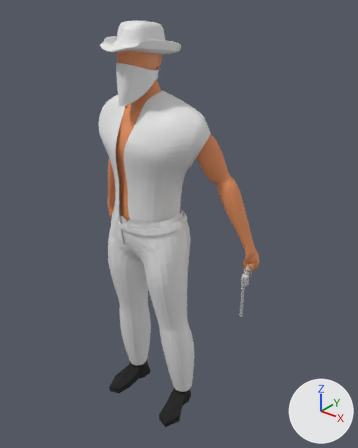
A saved change to the Blender file 3D/BasicConnectedDude.blend.
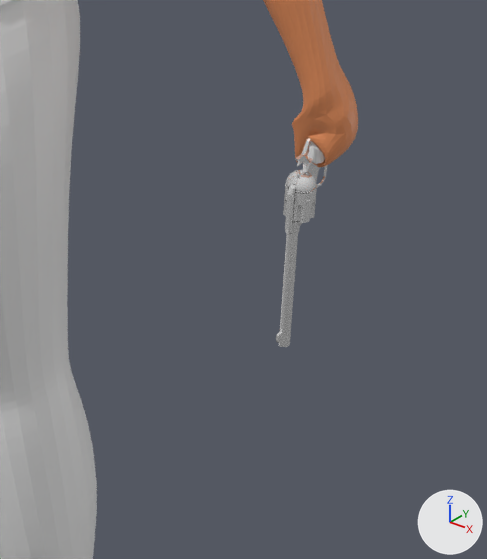
The first picture shows the older version from a 50 mm camera at (1.312, -1.469, 1.923) aimed at (0.071, 0.083, 0.961). The close-ups show both versions on the part from 48% to 81% of the width and 52% to 83% of the height of that picture; other places that the commit changed are outside them. The axes (+X, +Y, +Z) are drawn at lower right. The lights are the same throughout.

In view in the first close-up: 'Pants', 'Revolver', 'Skin'.
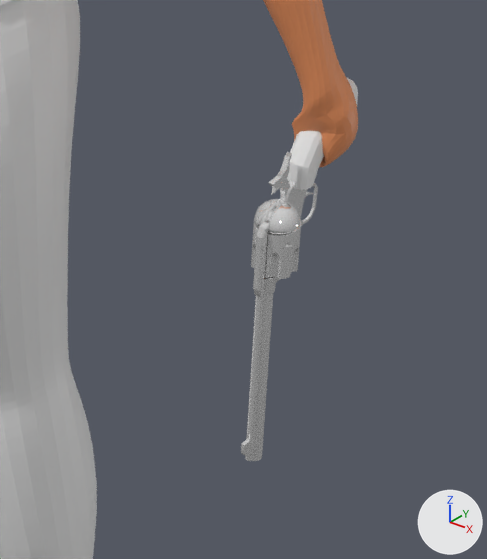
Location of each change, (x1, y1, x2, y2) in pixels of the close-ups (487 x 559 px):
'Revolver', moved, rescaled: before (276, 138, 327, 347); after (241, 78, 358, 461)

The change, as a diff of the scene's bpy script:
```diff
--- a/3D/BasicConnectedDude.blend.py
+++ b/3D/BasicConnectedDude.blend.py
@@ ob_revolver @@
 ob_revolver = bpy.data.objects.new('Revolver', me_cube_015)
-ob_revolver.location = (0.0, 0.0, 0.0)
+ob_revolver.location = (-0.205, -0.098, -0.427)
 ob_revolver.rotation_euler = (-3.142, -1.571, 0.0)  # degrees (-180, -90, 0)
-ob_revolver.scale = (0.01, 0.01, 0.01)
+ob_revolver.scale = (0.015, 0.015, 0.015)
```
